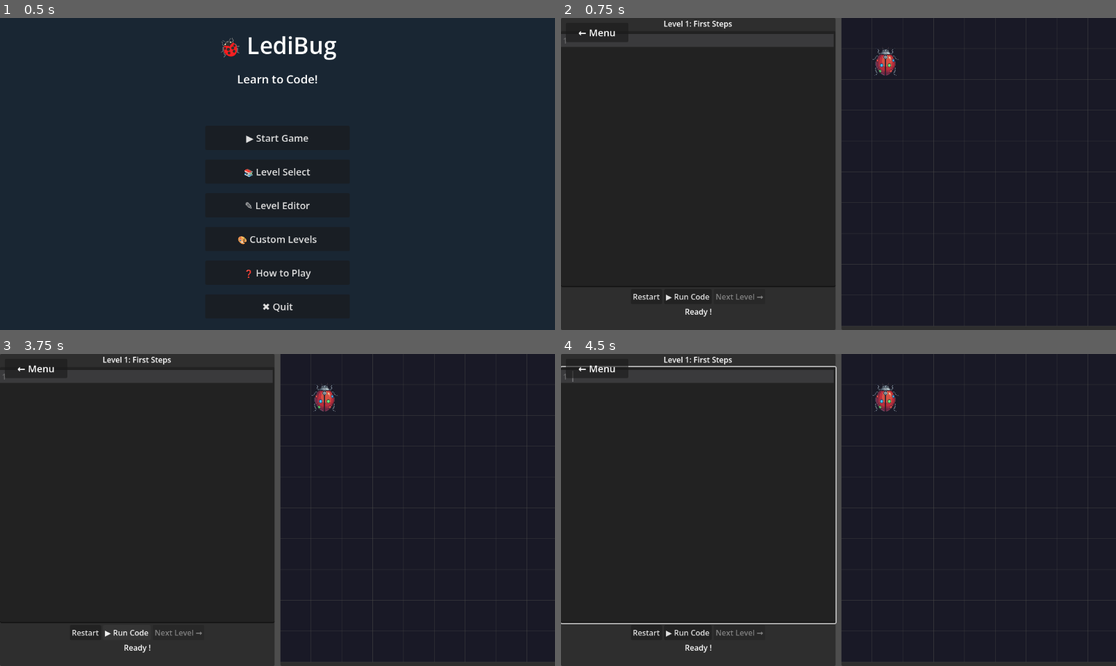
Above: before the commit, frames 1-4 (two rows, left to right).
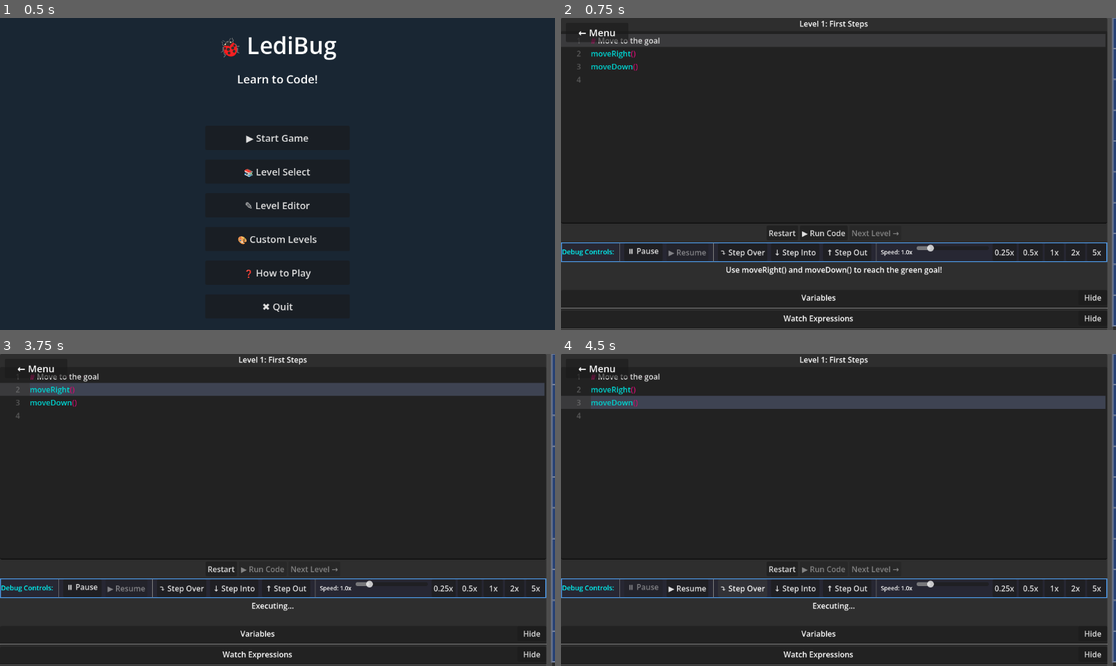
Above: after the commit, the same moments.

Repository: AlexanderTsik/CodingGamePrototype
Game: Godot game, scene res://scenes/main_menu.tscn
The game is run twice, just before and just after one commit, with the same random seed, the same clock (stepped at 60 frames per second) and the same inputs.
Inputs (mouse positions are in pixels of both pictures, inside the frame that each line leads up to):
- Up to frame 1 (0.5 s): no input
- Up to frame 2 (0.75 s): click "▶ Start Game" at 0.5 s
- Up to frame 3 (3.75 s): click "Restart" at 1.25 s; click "Restart" at 2 s; click "Restart" at 2.75 s; click "▶ Run Code" at 3.5 s
- Up to frame 4 (4.5 s): click (744, 588) at 4.25 s, where only the run after the commit has a clickable "⤵ Step Over"

Frame 1 is identical in both runs. In frame 2, 8.7% of the frame differs, in the area x 0-100%, y 0-100%; in frame 3, 12%; in frame 4, 12%.
Error before the commit: Parse Error: Function "_print_node_tree" has the same name as a previously declared function. (res://scripts/main.gd:1228)

Commit message:
Fix duplicate function error
Removed duplicate _print_node_tree function declaration.

Co-authored-by: Copilot <223556219+Copilot@users.noreply.github.com>

Diff:
--- a/scripts/main.gd
+++ b/scripts/main.gd
@@ -1225,12 +1225,6 @@
 	var variables = interpreter._get_current_variables() if interpreter.has_method("_get_current_variables") else {}
 	watch_manager.evaluate_watches(variables)
 
-func _print_node_tree(node: Node, depth: int):
-	"""Debug helper to print node hierarchy"""
-	print("  ".repeat(depth) + node.name + " (" + node.get_class() + ")")
-	for child in node.get_children():
-		_print_node_tree(child, depth + 1)
-
 # ============================================
 # Debug Control Functions
 # ============================================
